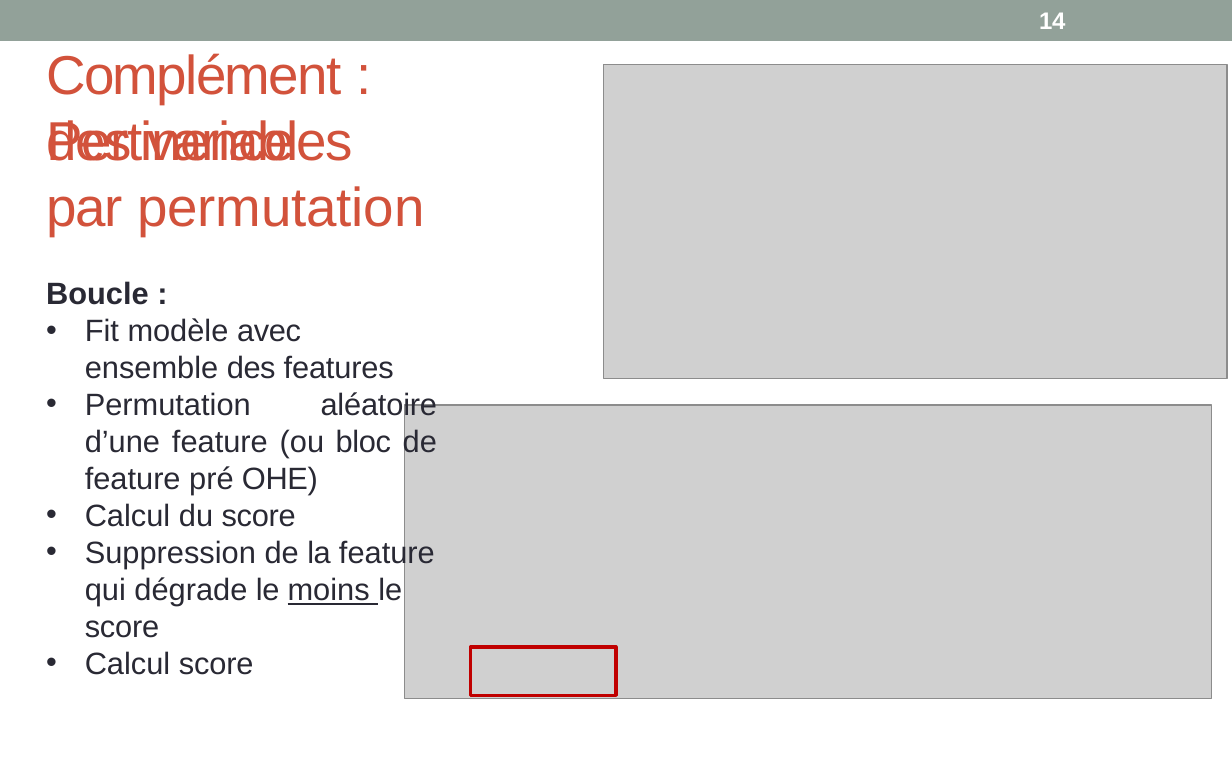
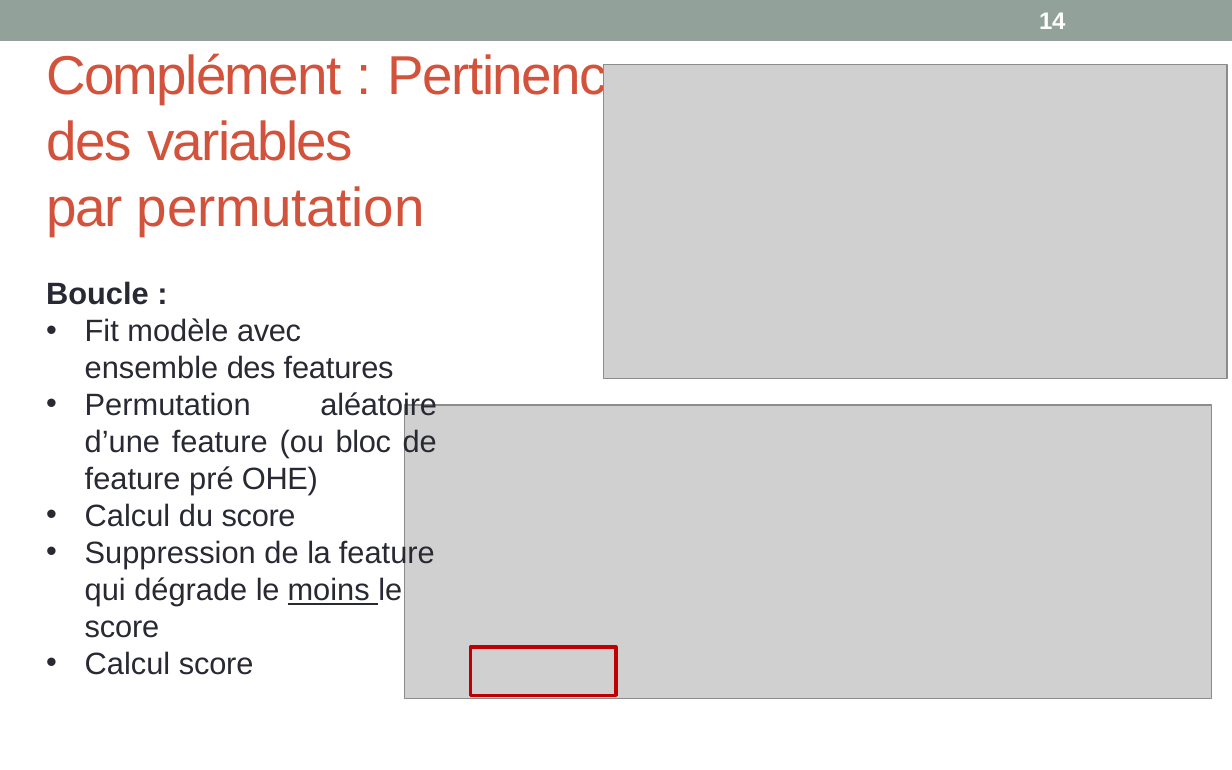
Before and after one commit to wdavid93/OpenClassRoom, a slide deck: slide 14 of Projet_4/soutenance projet 4 _ actualisee .pptx. Drawn at 1232x770 pixels with LibreOffice and Linux fonts; fonts in the diff are those of the drawing; grey boxes stand for pictures. Boxes give left, top, right and bottom in pixels: in the first picture for what was removed or moved away, otherwise in the second. Text is boxed around its words. In the diff, an @@ line names an element or a change of style, - is before the commit and + after.

```diff
--- a/Projet_4/soutenance projet 4 _ actualisee .pptx
+++ b/Projet_4/soutenance projet 4 _ actualisee .pptx
@@ title "Complément : Pertinence" rewrapped from box(46, 53, 341, 161) to box(46, 53, 636, 104) @@
```
Also in this commit, not shown: 8 other slides changed, 6 other files.
